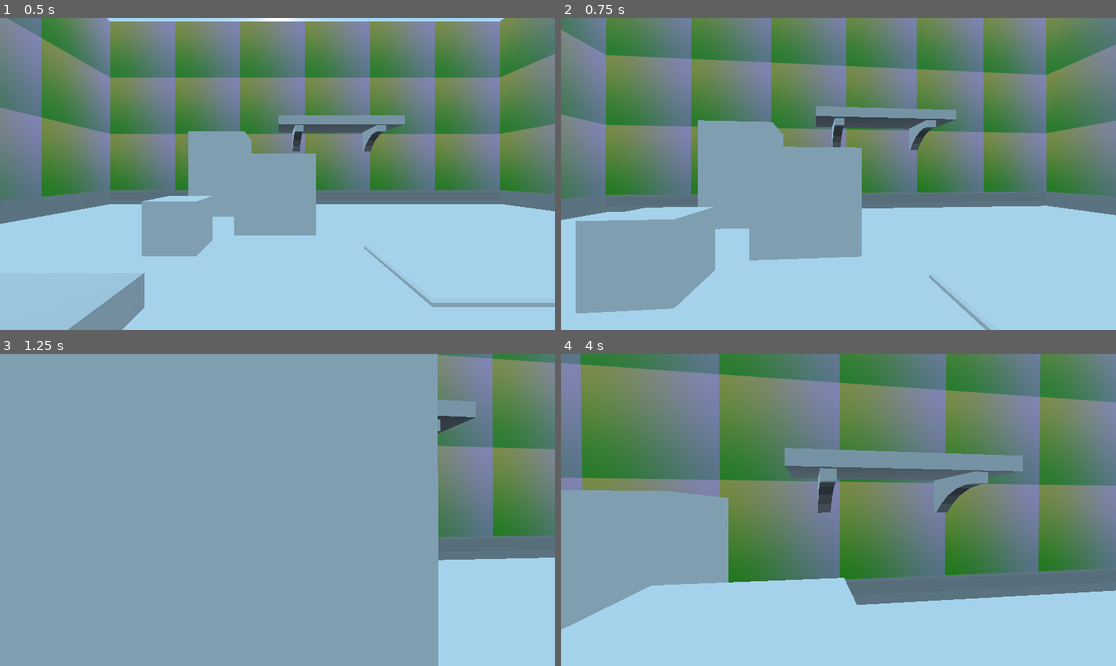
Above: before the commit, frames 1-4 (two rows, left to right).
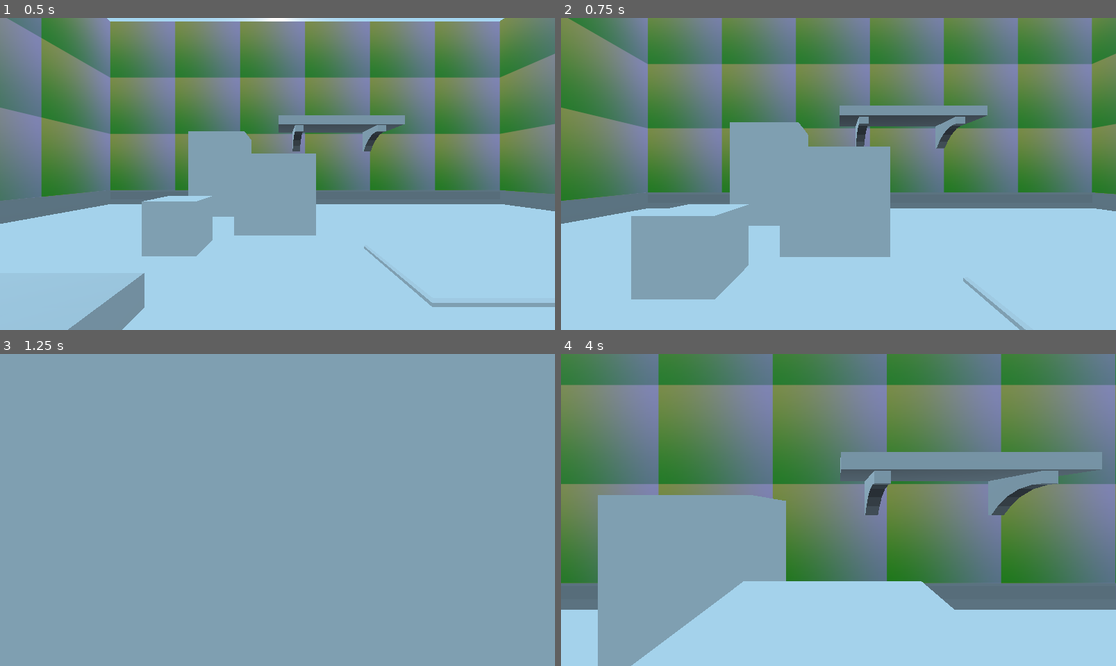
Above: after the commit, the same moments.

Repository: LostInSunSea/SHADOWTHEHEDGEHOG
Game: Godot game, scene res://Levels/SceneManager.tscn
Same seed, same stepped clock (60 frames per second), same inputs: the game is played once before the commit and once after it.
Inputs (mouse positions are in pixels of both pictures, inside the frame that each line leads up to):
- Up to frame 1 (0.5 s): no input
- Up to frame 2 (0.75 s): tap Enter at 0.5 s; move the mouse to (866, 174) at 0.52 s; hold W (up) from 0.53 s (still down); tap R (Transition, bound only after the commit) at 0.6 s
- Up to frame 3 (1.25 s): keep holding W (up); tap Space (jump) at 0.77 s
- Up to frame 4 (4 s): keep holding W (up); move the mouse to (810, 510) at 1.27 s; tap F (interact) at 1.35 s; tap Space (jump) at 1.52, 2.75, 3.02, 3.77 s; tap R (Transition, bound only after the commit) at 1.55, 2.1, 2.85, 3.8 s; move the mouse to (849, 503) at 2.02 s; move the mouse to (832, 516) at 2.77 s; tap Enter at 3.5 s; move the mouse to (877, 513) at 3.52 s; hold F (interact) from 3.53 s (still down)

Frame 1 is identical in both runs. In frame 2, 58% of the frame differs, in the area x 0-100%, y 0-100%; in frame 3, 21%; in frame 4, 66%.
Error after the commit: Parse Error: Constant "World2D" shadows a native class. (res://Levels/SceneManager.gd:3)

Commit message:
transition working

Diff:
--- /dev/null
+++ b/Levels/SceneManager.gd
@@ -0,0 +1,21 @@
+extends Node
+
+const World2D = preload("res://Levels/2DLevel1.tscn")
+const World3D = preload("res://Levels/3DLevel1.tscn")
+
+var is3D = true
+
+# Called every frame. 'delta' is the elapsed time since the previous frame.
+func _process(delta):
+	if Input.is_action_just_pressed("Transition"):
+		$FadeTransition.transition()
+
+func _on_FadeTransition_transitioned():
+	$CurrentScene.get_child(0).queue_free()
+	if(is3D):
+		$CurrentScene.add_child(World2D.instance())
+		is3D = false
+	else:
+		$CurrentScene.add_child(World3D.instance())
+		is3D = true
+	print("Swapped Scene")
--- a/Levels/SceneManager.tscn
+++ b/Levels/SceneManager.tscn
@@ -1,9 +1,16 @@
-[gd_scene load_steps=2 format=2]
+[gd_scene load_steps=4 format=2]
 
 [ext_resource path="res://Levels/3DLevel1.tscn" type="PackedScene" id=1]
+[ext_resource path="res://Levels/Transitions/Fade.tscn" type="PackedScene" id=2]
+[ext_resource path="res://Levels/SceneManager.gd" type="Script" id=3]
 
 [node name="SceneManager" type="Node"]
+script = ExtResource( 3 )
 
 [node name="CurrentScene" type="Node" parent="."]
 
 [node name="3DLevel1" parent="CurrentScene" instance=ExtResource( 1 )]
+
+[node name="FadeTransition" parent="." instance=ExtResource( 2 )]
+
+[connection signal="transitioned" from="FadeTransition" to="." method="_on_FadeTransition_transitioned"]
--- /dev/null
+++ b/Levels/Transitions/Fade.gd
@@ -0,0 +1,15 @@
+extends CanvasLayer
+
+signal transitioned
+
+func transition():
+	$AnimationPlayer.play("FadeToBlack")
+	print("fading to black")
+
+func _on_AnimationPlayer_animation_finished(anim_name):
+	if(anim_name == "FadeToBlack"):
+		emit_signal("transitioned")
+		print("transitioned signal emitted")
+		$AnimationPlayer.play("FadeToNormal")
+	if(anim_name == "FadeToNormal"):
+		print("done transitioning")
--- /dev/null
+++ b/Levels/Transitions/Fade.tscn
@@ -0,0 +1,66 @@
+[gd_scene load_steps=5 format=2]
+
+[ext_resource path="res://Levels/Transitions/Fade.gd" type="Script" id=1]
+
+[sub_resource type="Animation" id=1]
+resource_name = "FadeToBlack"
+tracks/0/type = "value"
+tracks/0/path = NodePath("ColorRect:color")
+tracks/0/interp = 1
+tracks/0/loop_wrap = true
+tracks/0/imported = false
+tracks/0/enabled = true
+tracks/0/keys = {
+"times": PoolRealArray( 0, 1 ),
+"transitions": PoolRealArray( 1, 1 ),
+"update": 0,
+"values": [ Color( 0, 0, 0, 0 ), Color( 0, 0, 0, 1 ) ]
+}
+
+[sub_resource type="Animation" id=2]
+resource_name = "FadeToNormal"
+tracks/0/type = "value"
+tracks/0/path = NodePath("ColorRect:color")
+tracks/0/interp = 1
+tracks/0/loop_wrap = true
+tracks/0/imported = false
+tracks/0/enabled = true
+tracks/0/keys = {
+"times": PoolRealArray( 0, 1 ),
+"transitions": PoolRealArray( 1, 1 ),
+"update": 0,
+"values": [ Color( 0, 0, 0, 1 ), Color( 0, 0, 0, 0 ) ]
+}
+
+[sub_resource type="Animation" id=3]
+length = 0.001
+tracks/0/type = "value"
+tracks/0/path = NodePath("ColorRect:color")
+tracks/0/interp = 1
+tracks/0/loop_wrap = true
+tracks/0/imported = false
+tracks/0/enabled = true
+tracks/0/keys = {
+"times": PoolRealArray( 0 ),
+"transitions": PoolRealArray( 1 ),
+"update": 0,
+"values": [ Color( 0, 0, 0, 0 ) ]
+}
+
+[node name="FadeTransition" type="CanvasLayer"]
+script = ExtResource( 1 )
+
+[node name="ColorRect" type="ColorRect" parent="."]
+anchor_right = 1.0
+anchor_bottom = 1.0
+color = Color( 0, 0, 0, 0 )
+__meta__ = {
+"_edit_use_anchors_": false
+}
+
+[node name="AnimationPlayer" type="AnimationPlayer" parent="."]
+anims/FadeToBlack = SubResource( 1 )
+anims/FadeToNormal = SubResource( 2 )
+anims/RESET = SubResource( 3 )
+
+[connection signal="animation_finished" from="AnimationPlayer" to="." method="_on_AnimationPlayer_animation_finished"]
--- a/project.godot
+++ b/project.godot
@@ -13,6 +13,10 @@
 config/name="ShadowTheHedgehog"
 run/main_scene="res://Levels/SceneManager.tscn"
 config/icon="res://icon.png"
+
+[autoload]
+
+Inventory="*res://Scripts/Inventory.gd"
 
 [display]
 
@@ -57,6 +61,11 @@
 "events": [ Object(InputEventKey,"resource_local_to_scene":false,"resource_name":"","device":0,"alt":false,"shift":false,"control":false,"meta":false,"command":false,"pressed":false,"scancode":16777217,"physical_scancode":0,"unicode":0,"echo":false,"script":null)
  ]
 }
+Transition={
+"deadzone": 0.5,
+"events": [ Object(InputEventKey,"resource_local_to_scene":false,"resource_name":"","device":0,"alt":false,"shift":false,"control":false,"meta":false,"command":false,"pressed":false,"scancode":0,"physical_scancode":82,"unicode":0,"echo":false,"script":null)
+ ]
+}
 
 [physics]
 
